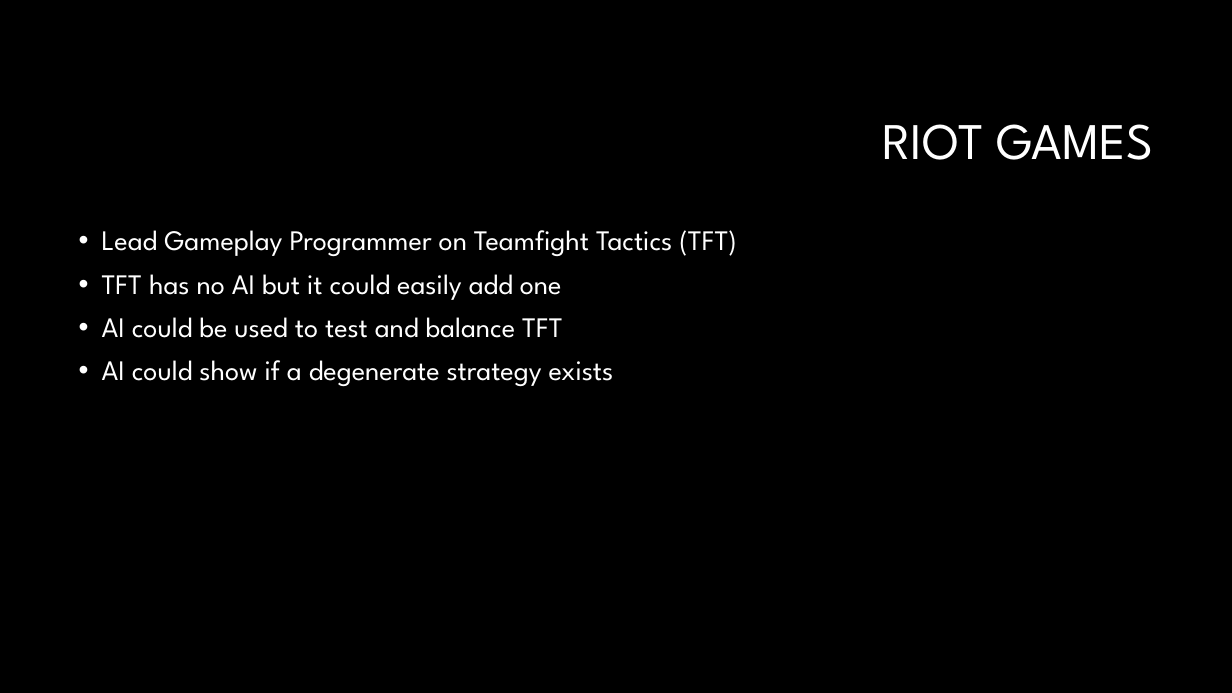
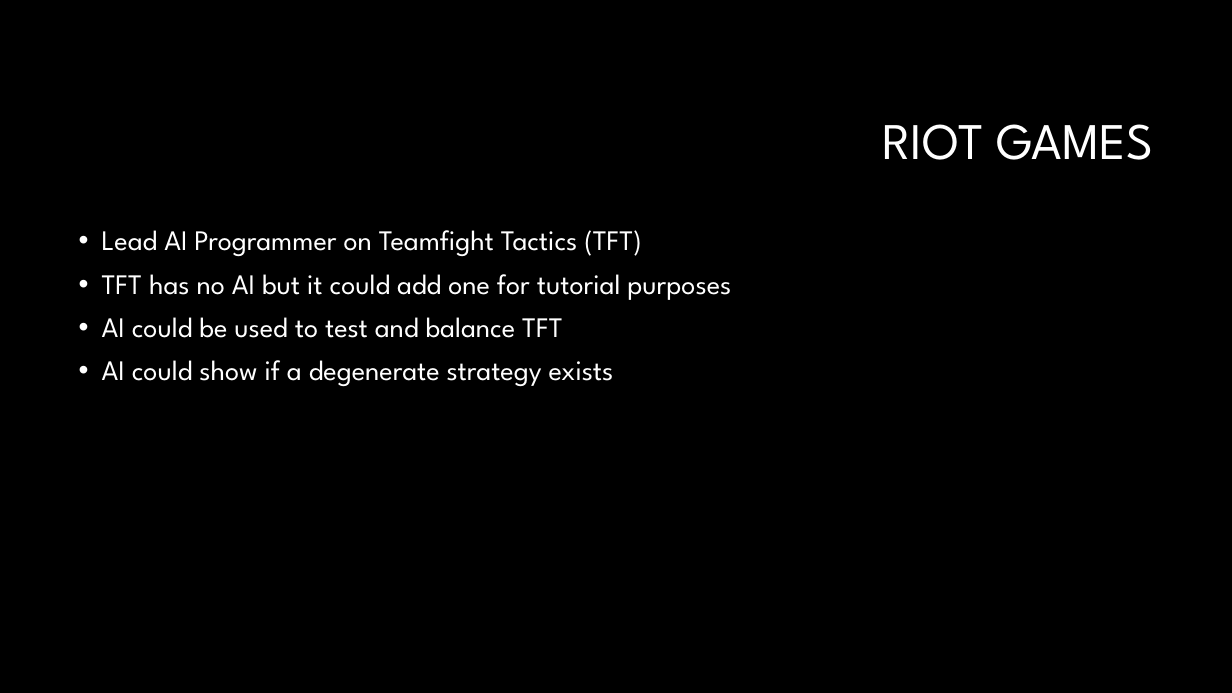
Before and after one commit to JSarasua/Guildhall, a slide deck: slide 5 of PD/Elevator pitch.pptx. Drawn at 1232x693 pixels with LibreOffice and Linux fonts; fonts in the diff are those of the drawing; background and template pictures are left out. Boxes give left, top, right and bottom in pixels: in the first picture for what was removed or moved away, otherwise in the second. Text is boxed around its words. In the diff, an @@ line names an element or a change of style, - is before the commit and + after.

```diff
--- a/PD/Elevator pitch.pptx
+++ b/PD/Elevator pitch.pptx
@@ text at (102, 230, 731, 300): text changed @@
-• Lead Gameplay Programmer on Teamfight Tactics (TFT)
-• TFT has no AI but it could easily add one
+• Lead AI Programmer on Teamfight Tactics (TFT)
+• TFT has no AI but it could add one for tutorial purposes
```
Also in this commit, not shown: 5 other slides changed, 2 other files.
